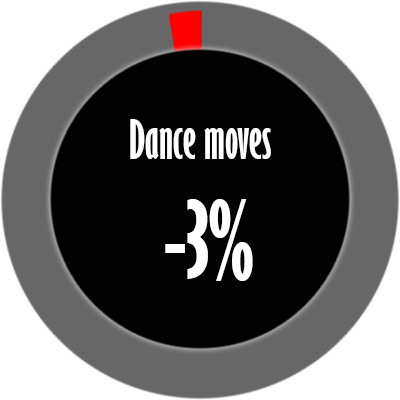
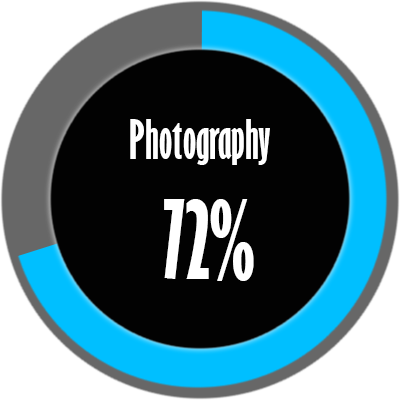
Layer changes from the first 400 x 400 image to the second:
hid "Dance moves" over box(134, 119, 271, 159)
showed "Photography" over box(134, 119, 270, 165)
renamed "-3%" to "72%", painted on it over box(164, 199, 254, 281)
hid "Layer 6 copy 2" over box(169, 9, 202, 204)
showed "Layer 4" over box(17, 9, 388, 389)
